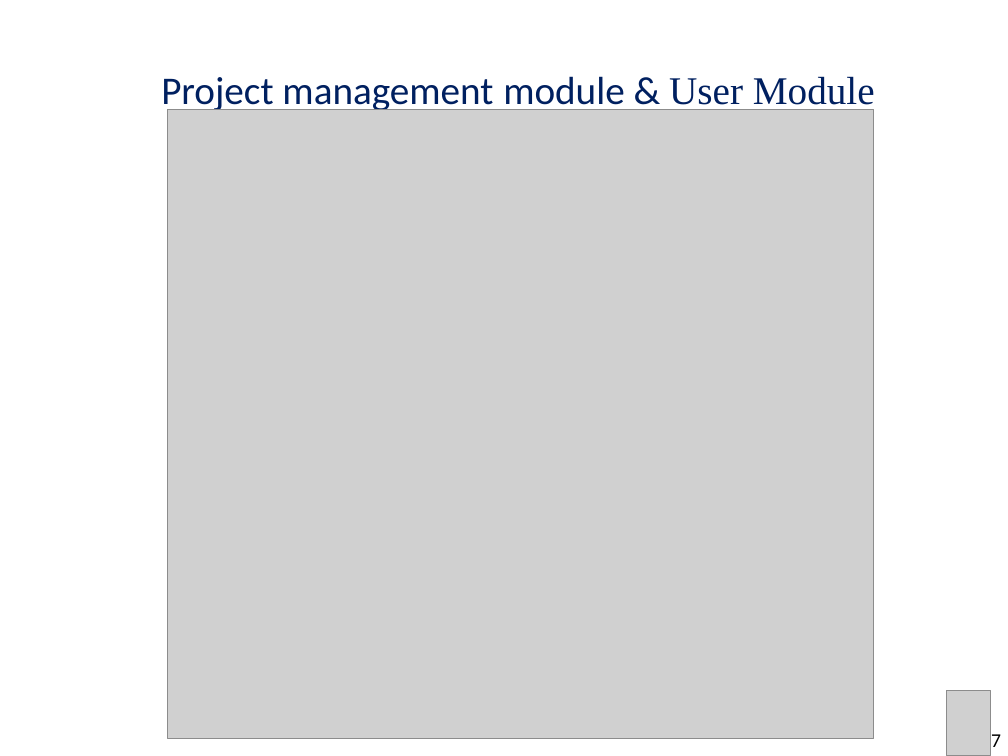
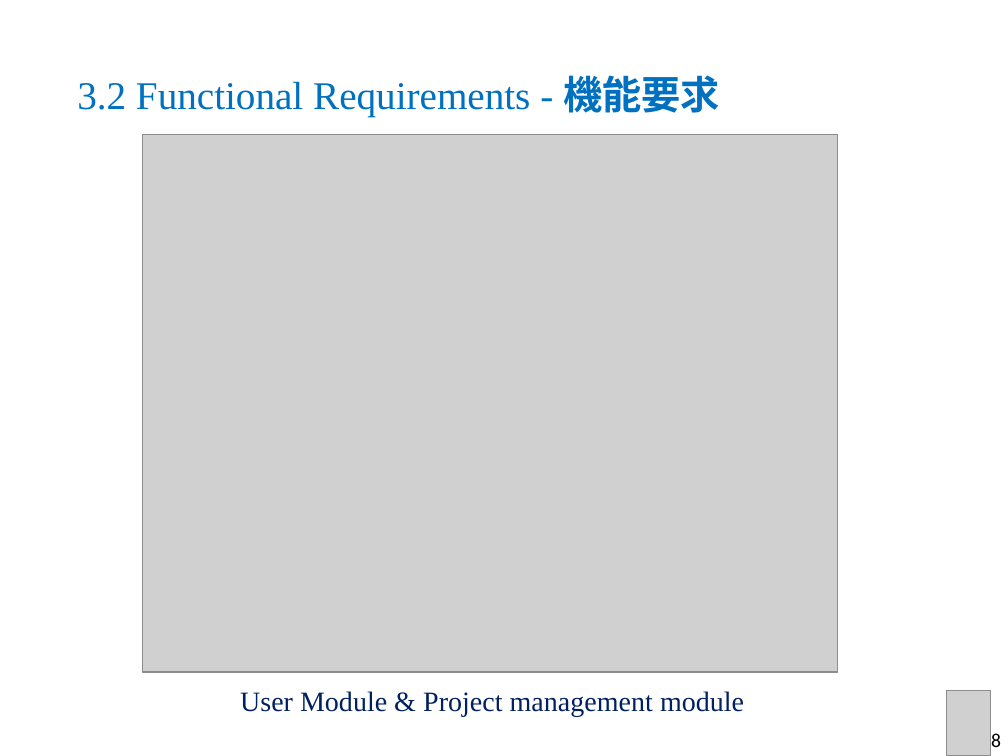
Before and after one commit to sangnvus/2015FALLJS01, a slide deck: slide 32 of WIP/Documents/Report 6/DDL_Slide_v1.1.pptx (slide 31 before the commit). Drawn at 1008x756 pixels with LibreOffice and Linux fonts; fonts in the diff are those of the drawing; grey boxes stand for pictures; background and template pictures are left out. Boxes give left, top, right and bottom in pixels: in the first picture for what was removed or moved away, otherwise in the second. Text is boxed around its words. In the diff, an @@ line names an element or a change of style, - is before the commit and + after.

```diff
--- a/WIP/Documents/Report 6/DDL_Slide_v1.1.pptx
+++ b/WIP/Documents/Report 6/DDL_Slide_v1.1.pptx
@@ title at <box>77,75,720,116</box>: text changed; font Calibri to Times New Roman; text colour #002060 to #0070C0 @@
-Project management module & User Module
+3.2 Functional Requirements - 機能要求
@@ picture: place and size @@
-picture at <box>168,109,874,738</box>
+picture at <box>143,134,839,671</box>
@@ text added at <box>240,691,744,717</box>, 20 pt, text #002060 @@
+User Module & Project management module
@@ text in ellipse at <box>981,730,1001,752</box>: text changed @@
-27
+28
```
Also in this commit, not shown: 30 other slides changed, 1 slide added.
